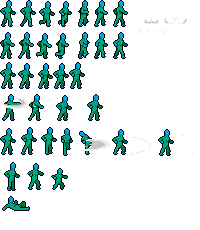
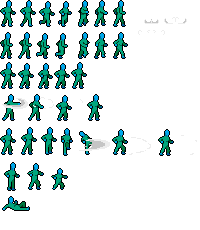
Before/after of a (200, 230) layered artwork. What changed in the layer stack:
painted on "idle" over [53, 62, 87, 89]
added layer "Layer 2" above "Layer 1" over [43, 42, 50, 49]
added layer "Layer 1" above "Layer 3" over [25, 40, 32, 47]
added layer "Layer 3" above "Layer 4" over [61, 41, 68, 48]
added layer "Layer 4" above "running" over [119, 8, 126, 15]
painted on "running" over [6, 8, 128, 48]
